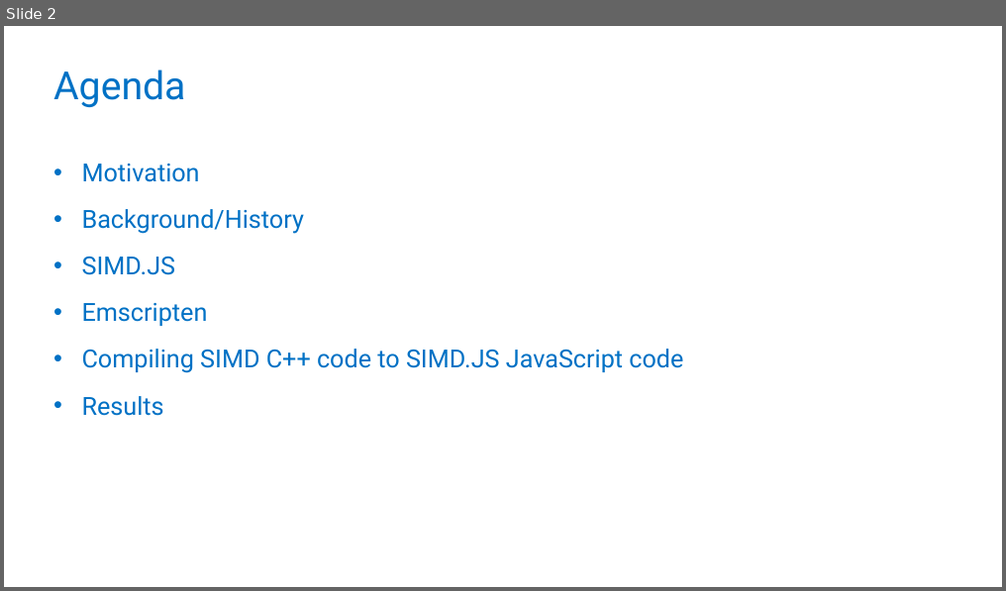
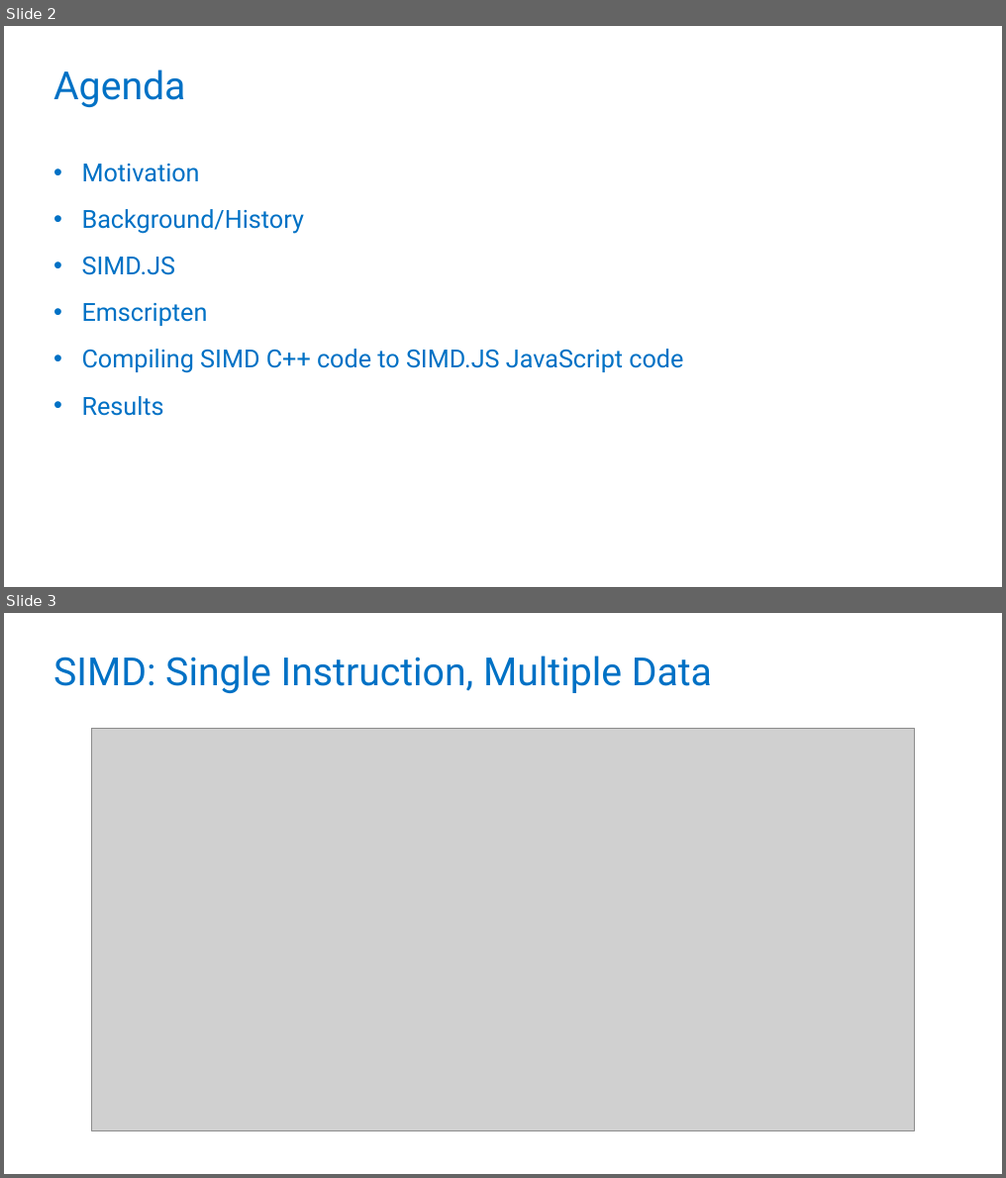
Before and after one commit to PeterJensen/wpmvp2015, a slide deck: simdjs-presentation.pptx. Shown one above the other, each under a label of ours: slide 2 before the commit, slides 2 and 3 after it. The pictures are 1006x591 and 1006x1178 pixels, drawn with LibreOffice and Linux fonts; fonts in the diff are those of the drawing; grey boxes stand for pictures; background and template pictures are left out. Boxes give left, top, right and bottom in pixels: in the first picture for what was removed or moved away, otherwise in the second. Text is boxed around its words. In the diff, an @@ line names an element or a change of style, - is before the commit and + after.

```diff
--- a/simdjs-presentation.pptx
+++ b/simdjs-presentation.pptx
@@ slide 3 added at <box>4,613,1002,1174</box>, background #FFFFFF @@
@@ title added at <box>54,656,712,693</box>, 37.3 pt, text #0071C5 @@
+SIMD: Single Instruction, Multiple Data
@@ picture added at <box>91,728,915,1131</box> @@
```
Also in this commit, not shown: 5 other slides added, 3 other files.
